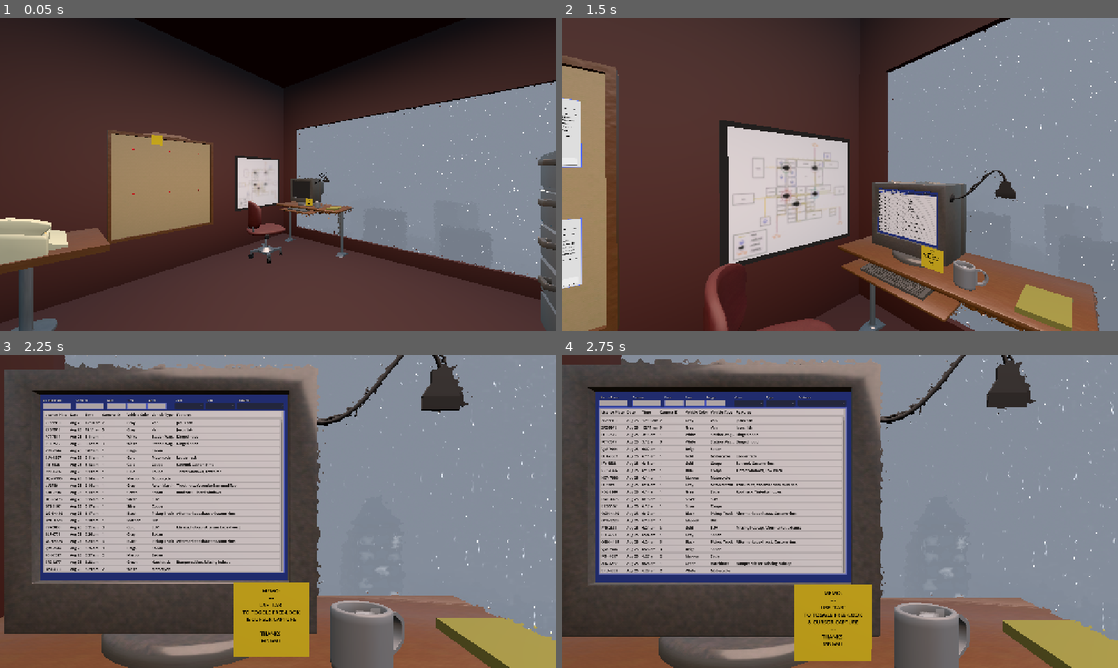
Above: before the commit, frames 1-4 (two rows, left to right).
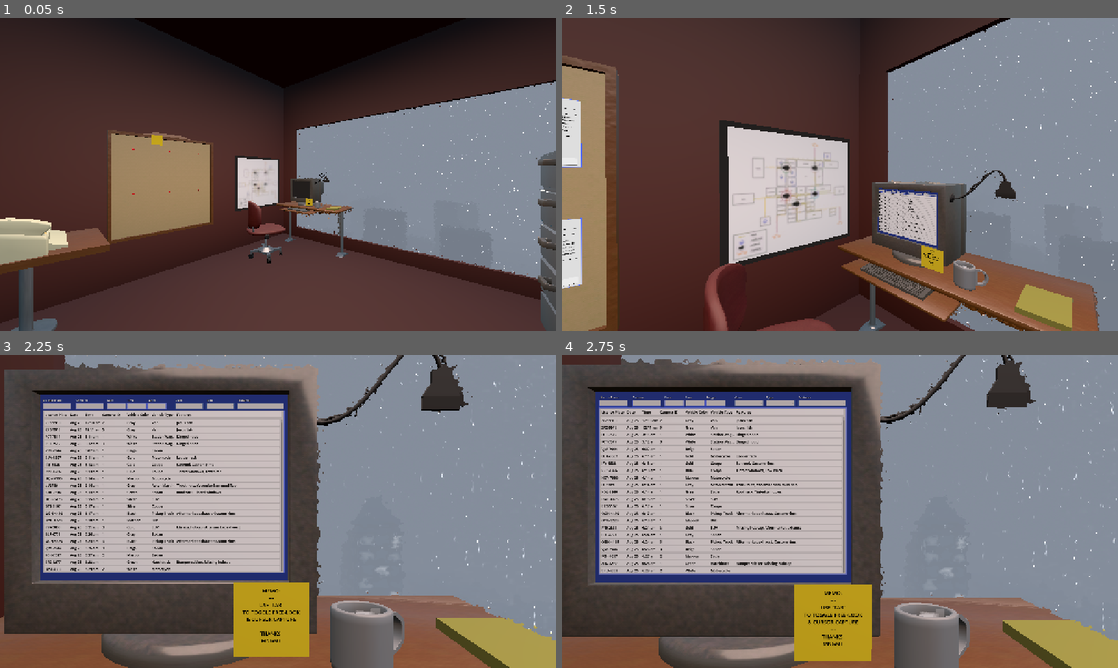
Above: after the commit, the same moments.

Repository: Ciph3rzer0/brackeys-2026.2-trust-no-one
Game: Godot game, scene res://scenes/city.tscn
Same seed, same stepped clock (60 frames per second), same inputs: the game is played once before the commit and once after it. Sound files missing from this copy of the repository are replaced by a short silence.
Inputs (mouse positions are in pixels of both pictures, inside the frame that each line leads up to):
- Up to frame 1 (0.05 s): no input
- Up to frame 2 (1.5 s): tap Enter at 0.5 s; move the mouse to (867, 174) at 0.52 s; hold E (pc_interact) 0.53-1.28 s; hold W (pc_forward) from 0.53 s (still down); click (867, 174) at 0.67 s; tap Space at 0.77 s; move the mouse to (812, 174) at 1.27 s; tap Ctrl at 1.35 s
- Up to frame 3 (2.25 s): keep holding W (pc_forward); tap Space at 1.52 s; tap E (pc_interact) at 2 s; move the mouse to (289, 505) at 2.02 s; hold Shift from 2.03 s (still down)
- Up to frame 4 (2.75 s): keep holding W (pc_forward); keep holding Shift

Frame 1 is identical in both runs. In frame 2, less than 0.1% of the frame differs, in the area x 62-68%, y 55-58%; in frame 3, 0.4%; in frame 4, 0.4%, in the area x 31-52%, y 14-17%.

Commit message:
fix: unthemed option buttons

Diff:
--- a/ui/computer-screen/computer_screen.tscn
+++ b/ui/computer-screen/computer_screen.tscn
@@ -36,6 +36,7 @@
 anchor_bottom = 1.0
 grow_horizontal = 2
 grow_vertical = 2
+theme = ExtResource("1_lc2gm")
 theme_override_styles/panel = SubResource("StyleBoxFlat_uhg71")
 
 [node name="Button" type="Button" parent="." unique_id=1762318741]
@@ -171,6 +172,7 @@
 offset_top = 41.0
 offset_right = 841.0
 offset_bottom = 74.0
+theme = ExtResource("1_lc2gm")
 fit_to_longest_item = false
 script = ExtResource("9_clvma")
 
@@ -192,6 +194,7 @@
 offset_top = 41.0
 offset_right = 1001.0
 offset_bottom = 74.0
+theme = ExtResource("1_lc2gm")
 fit_to_longest_item = false
 script = ExtResource("9_clvma")
 
@@ -213,6 +216,7 @@
 offset_top = 41.0
 offset_right = 1257.0
 offset_bottom = 74.0
+theme = ExtResource("1_lc2gm")
 fit_to_longest_item = false
 script = ExtResource("9_clvma")
 
